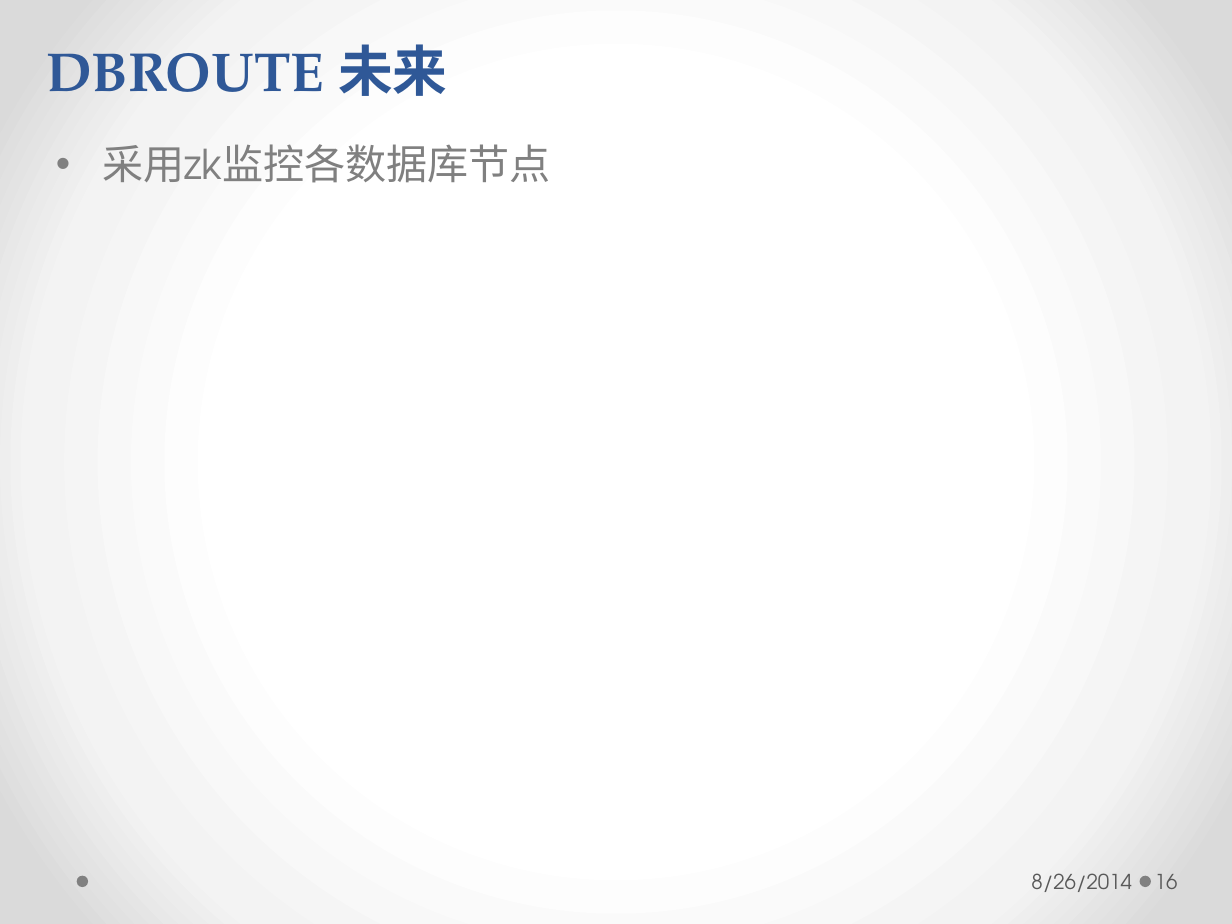
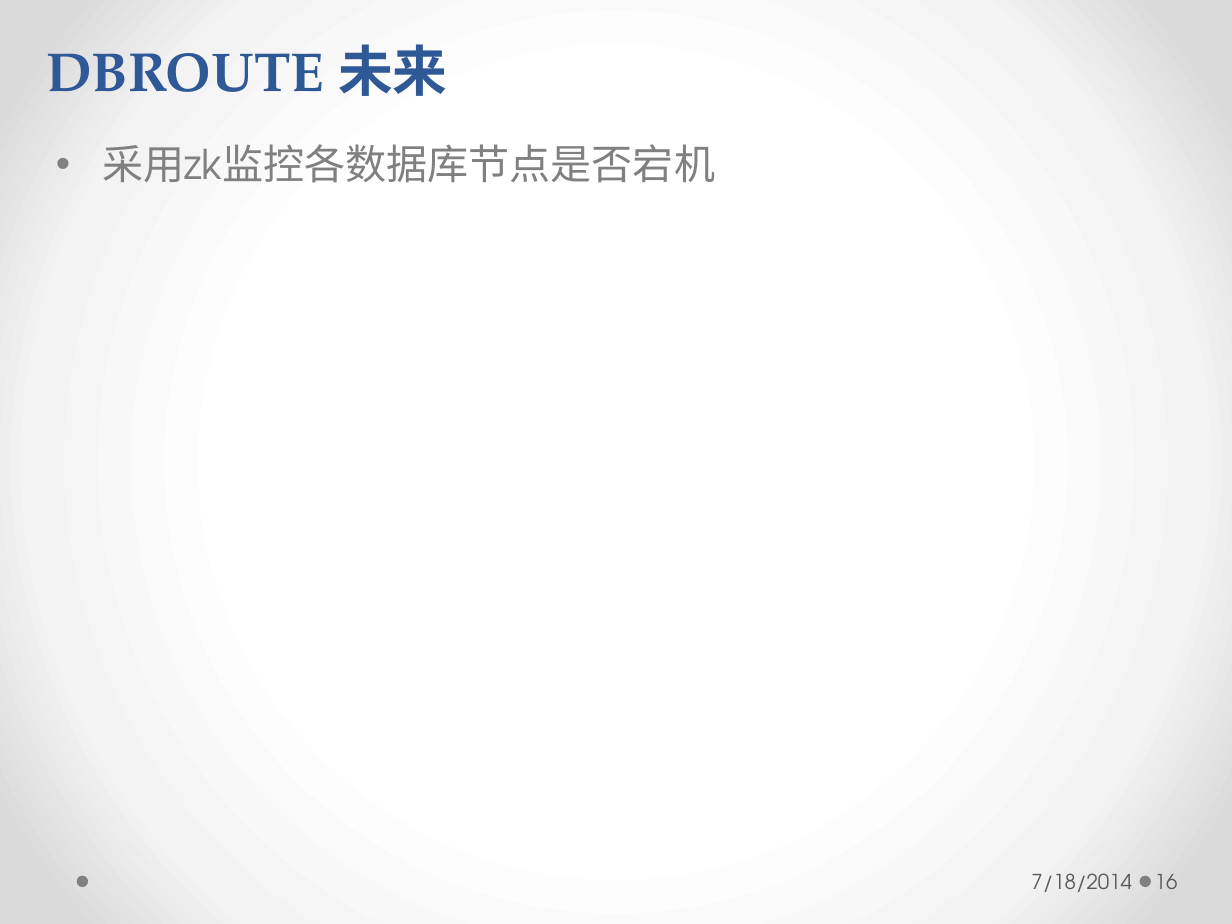
Before and after one commit to longhaisheng/dbroute, a slide deck: slide 16 of dbroute.pptx. Drawn at 1232x924 pixels with LibreOffice and Linux fonts; fonts in the diff are those of the drawing. Boxes give left, top, right and bottom in pixels: in the first picture for what was removed or moved away, otherwise in the second. Text is boxed around its words. In the diff, an @@ line names an element or a change of style, - is before the commit and + after.

```diff
--- a/dbroute.pptx
+++ b/dbroute.pptx
@@ text at bbox=[102, 144, 715, 183]: text changed @@
-• 采用zk监控各数据库节点
+• 采用zk监控各数据库节点是否宕机
@@ text at bbox=[1031, 873, 1132, 892]: text changed @@
-8/26/2014
+7/18/2014
```
Also in this commit, not shown: 19 other slides changed.
